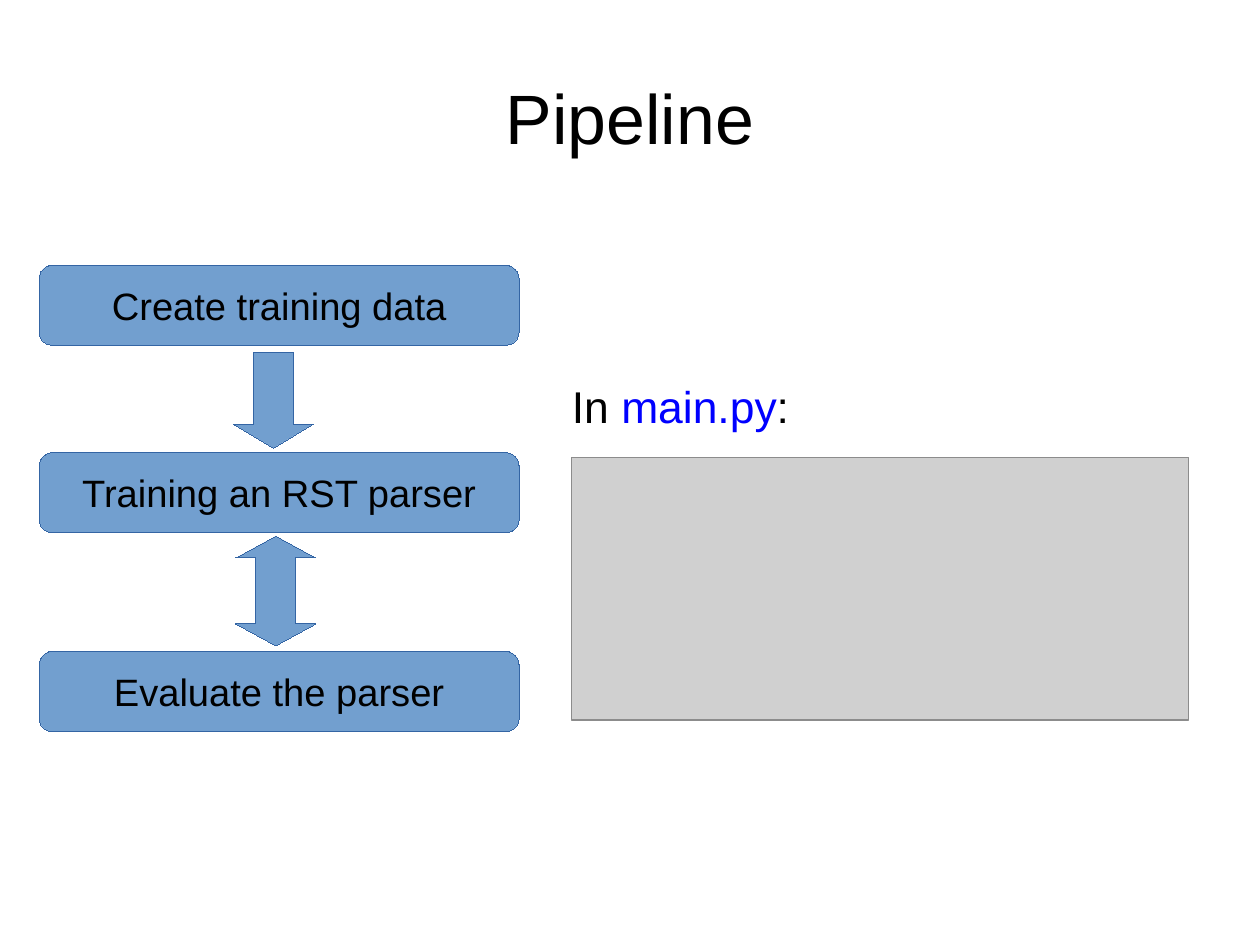
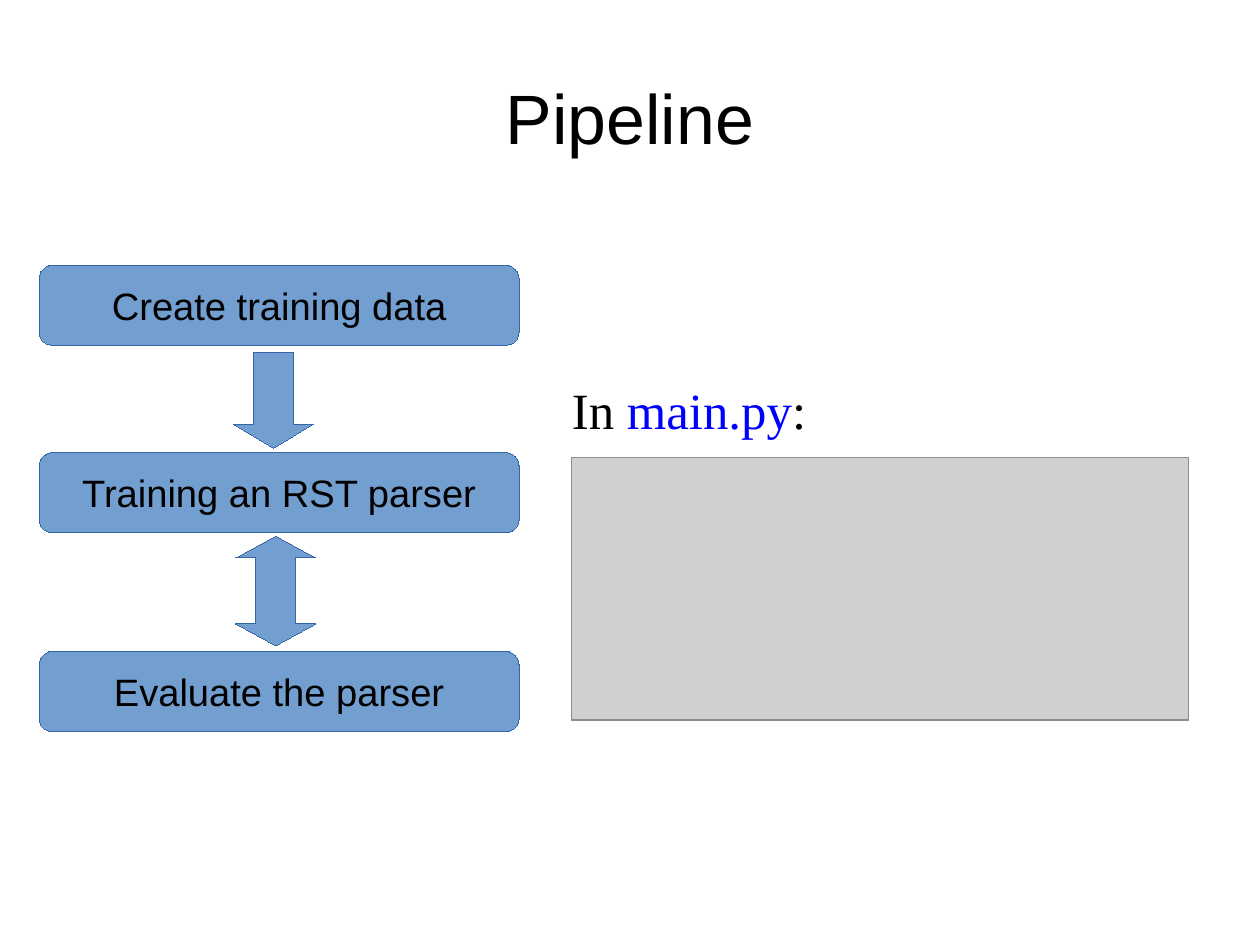
Before and after one commit to jiyfeng/RSTParser, a slide deck: slide 2 of doc/intro.odp. Drawn at 1260x945 pixels with LibreOffice and Linux fonts; fonts in the diff are those of the drawing; grey boxes stand for pictures. Boxes give left, top, right and bottom in pixels: in the first picture for what was removed or moved away, otherwise in the second. Text is boxed around its words. In the diff, an @@ line names an element or a change of style, - is before the commit and + after.

```diff
--- a/doc/intro.odp
+++ b/doc/intro.odp
@@ text "In main.py:" at (x1=572, y1=395, x2=806, y2=440): size 28 to 32 pt, font Arial to Times New Roman @@
```
Also in this commit, not shown: 9 other slides changed, 2 slides added, 2 slides removed, 2 other files.
